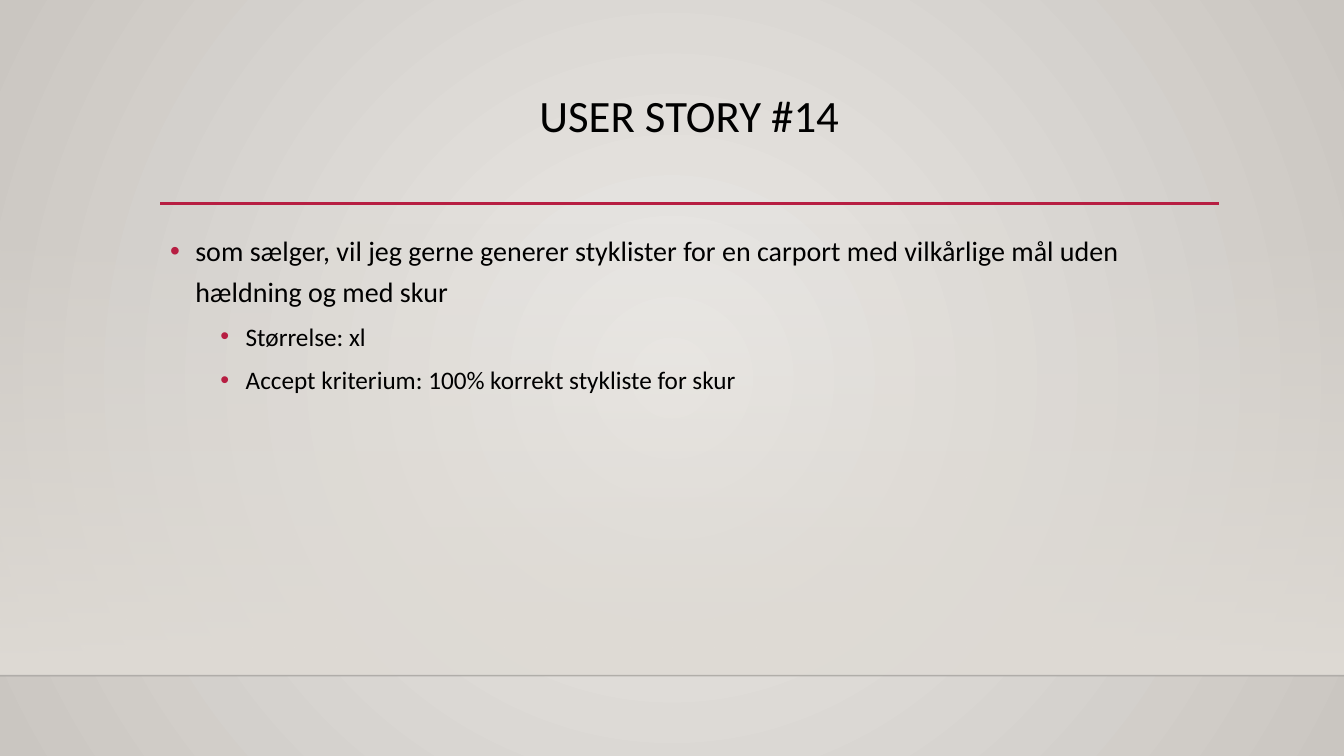
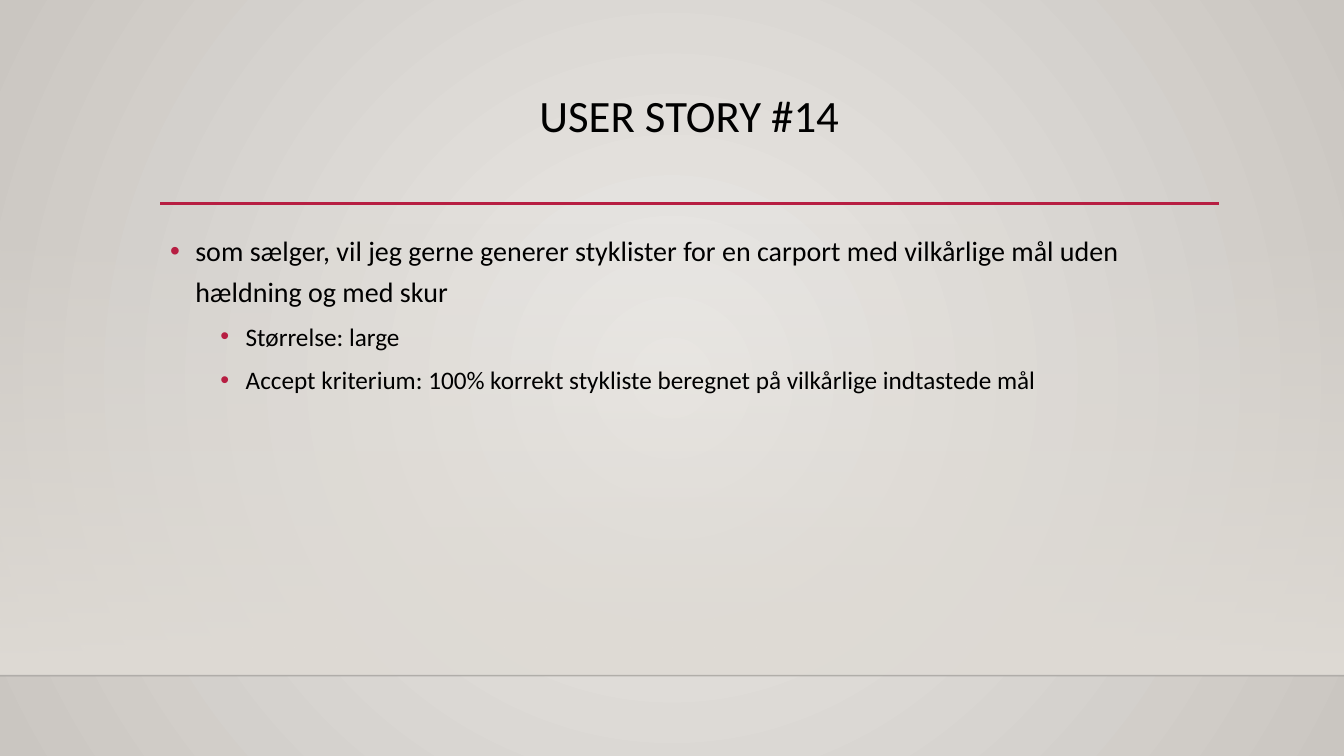
Before and after one commit to asgerhs/FogProject, a slide deck: slide 2 of Rapport/Præsentation.pptx. Drawn at 1344x756 pixels with LibreOffice and Linux fonts; fonts in the diff are those of the drawing; background and template pictures are left out. Boxes give left, top, right and bottom in pixels: in the first picture for what was removed or moved away, otherwise in the second. Text is boxed around its words. In the diff, an @@ line names an element or a change of style, - is before the commit and + after.

```diff
--- a/Rapport/Præsentation.pptx
+++ b/Rapport/Præsentation.pptx
@@ text at <box>246,328,1035,394</box>: text changed @@
-  • Størrelse: xl
-  • Accept kriterium: 100% korrekt stykliste for skur
+  • Størrelse: large
+  • Accept kriterium: 100% korrekt stykliste beregnet på vilkårlige indtastede mål
```
